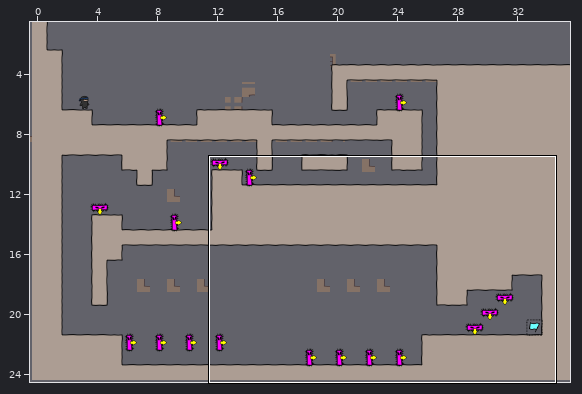
Tiled map -- raw/levelconverter/maps/l07.tmx. The picture above shows the old version from afar; the outline marks the close-up.
Close-up. Earlier state:
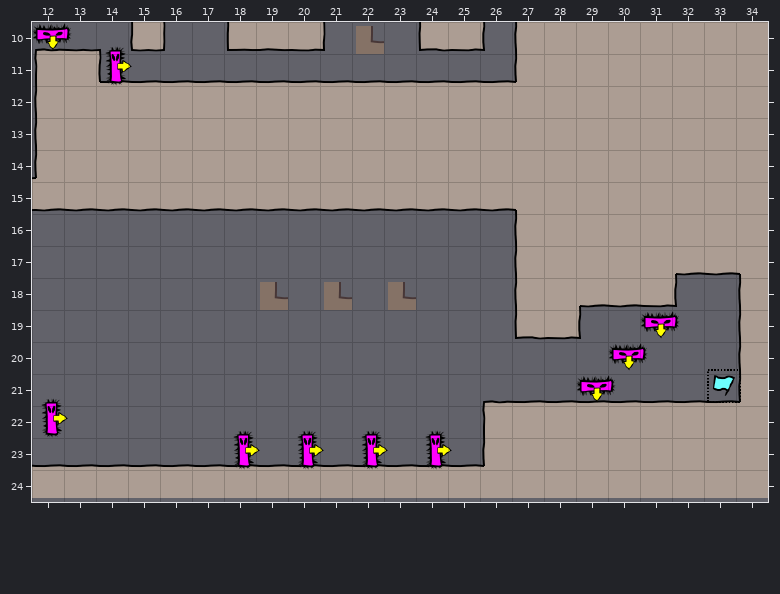
Cells are 40x40 px. Shown: x 12..34, y 10..24.
And afterwards:
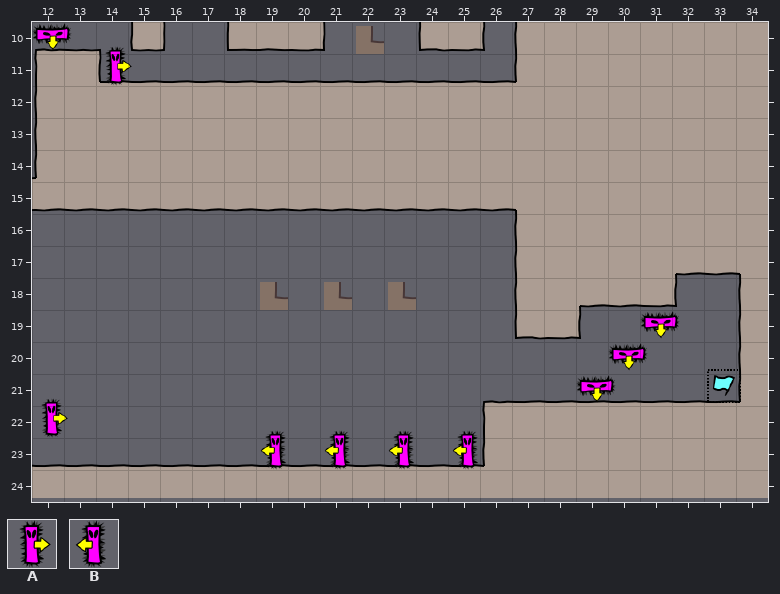
Key: from "objectpalette": A 73, B 75.
_ is an empty cell.
Difference:
Layer "objects":
y 23: x 18..25 A_A_A_A_ -> _B_B_B_B
Changed places in both close-ups, as pixel boxes (x1, y1, x2, y2):
changed: (233, 430, 478, 470)
